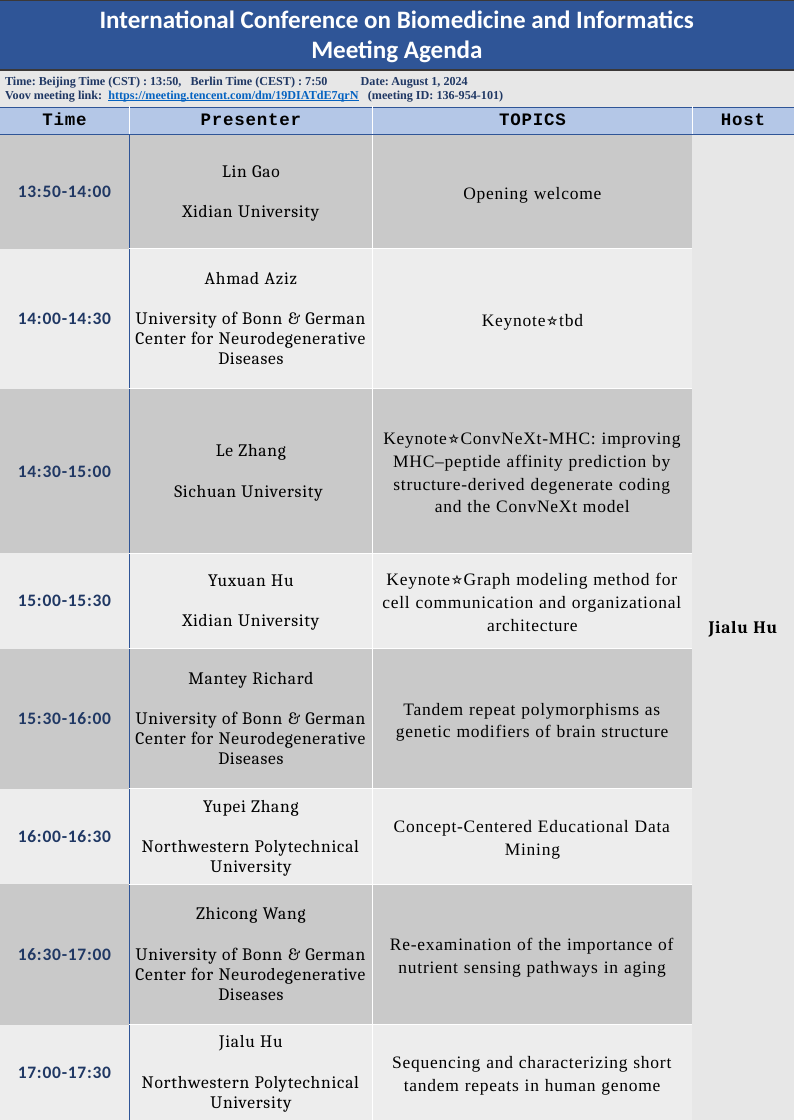
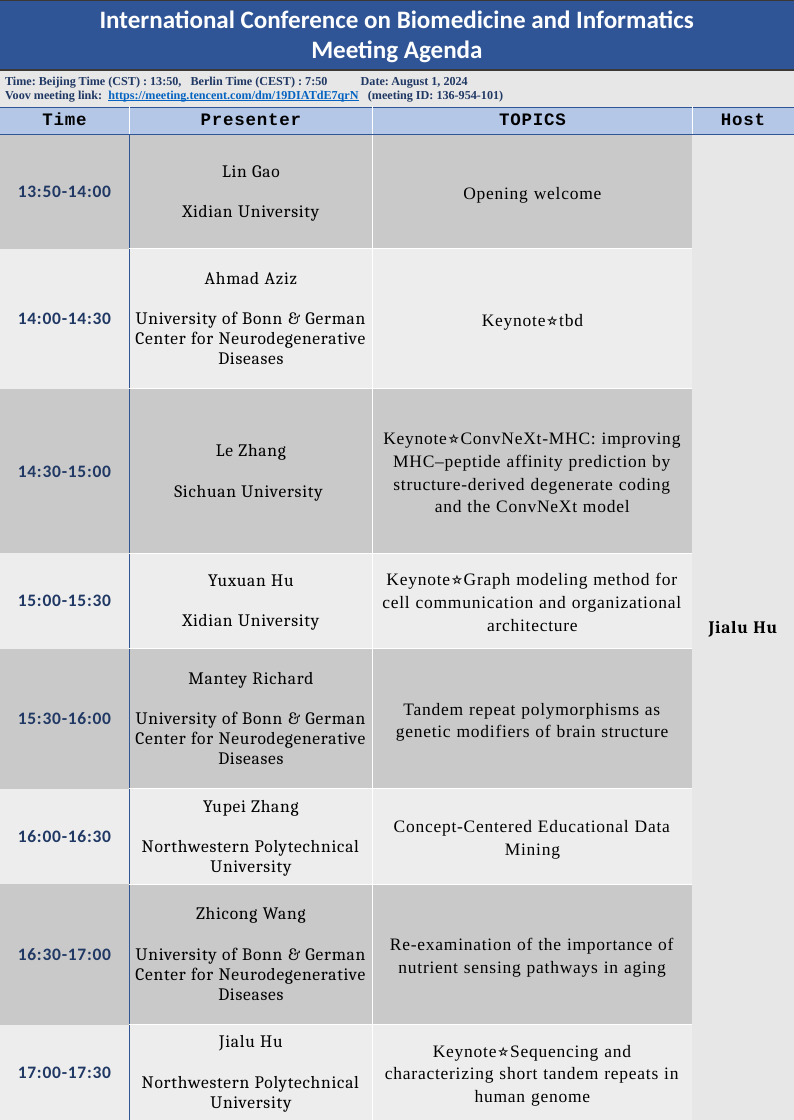
Before and after one commit to Lyycs/ICBI2024, a slide deck: slide 1 of Pictures/test.pptx. Drawn at 794x1120 pixels with LibreOffice and Linux fonts; fonts in the diff are those of the drawing. Boxes give left, top, right and bottom in pixels: in the first picture for what was removed or moved away, otherwise in the second. Text is boxed around its words. In the diff, an @@ line names an element or a change of style, - is before the commit and + after.

```diff
--- a/Pictures/test.pptx
+++ b/Pictures/test.pptx
@@ table at [0,0,794,1120] @@
-row 11, column 3: Sequencing and characterizing short tandem repeats in human genome
+row 11, column 3: Keynote⭐Sequencing and characterizing short tandem repeats in human genome
```
Also in this commit, not shown: 1 other file.
